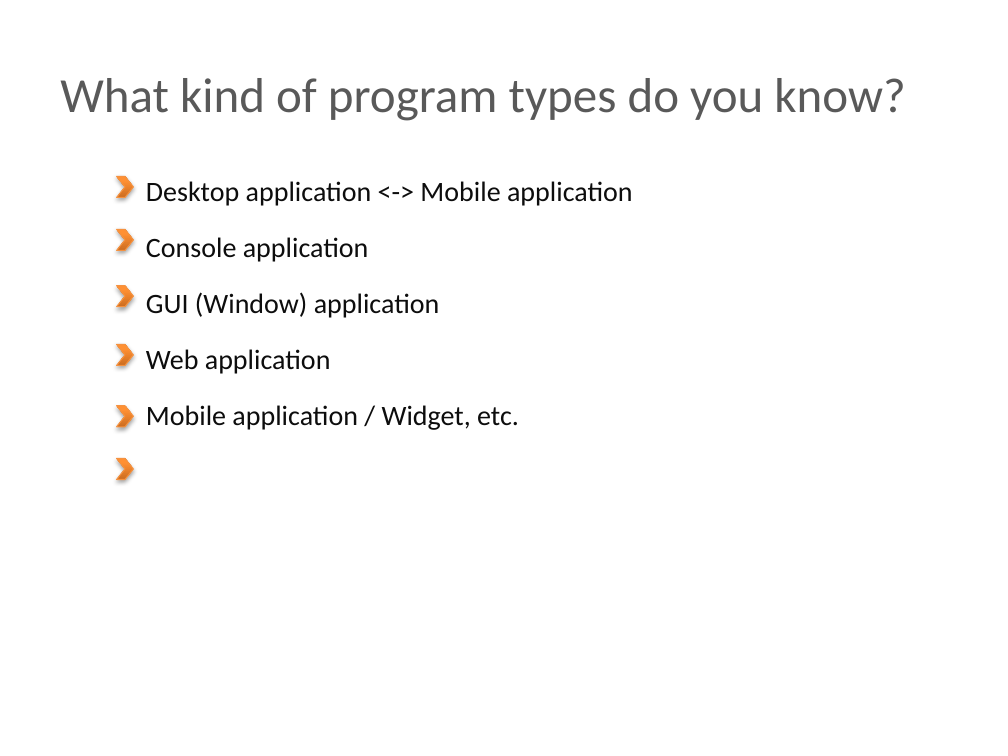
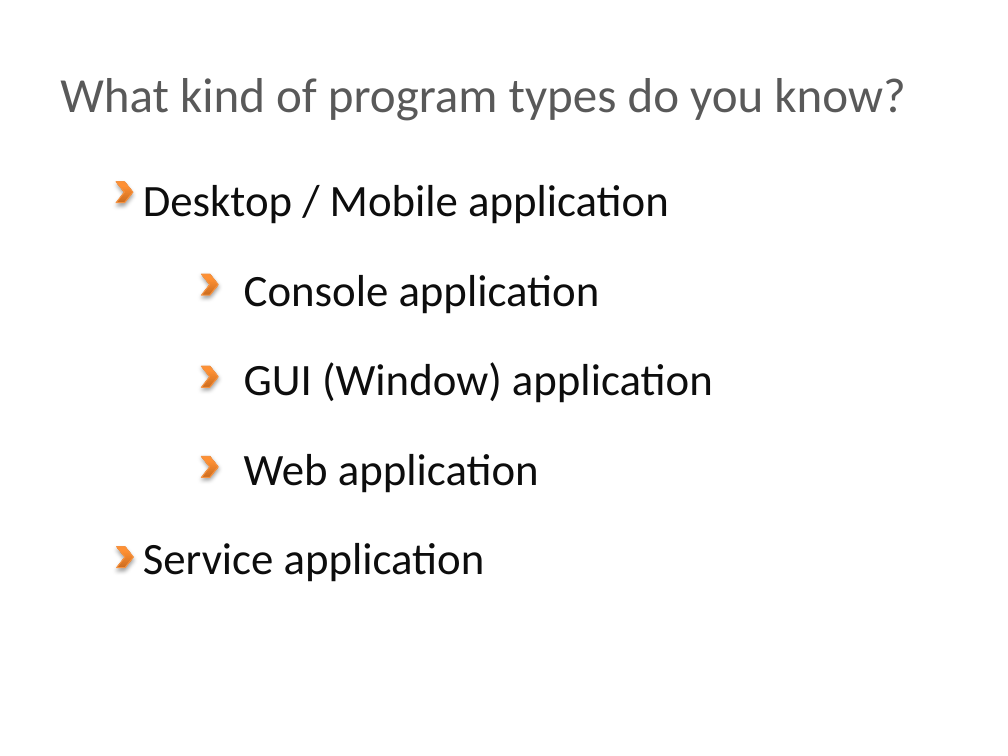
Before and after one commit to BigRacer/swtesting, a slide deck: slide 7 of 1.Introduction_part2/Introduction.pptx (slide 5 before the commit). Drawn at 1008x756 pixels with LibreOffice and Linux fonts; fonts in the diff are those of the drawing; background and template pictures are left out. Boxes give left, top, right and bottom in pixels: in the first picture for what was removed or moved away, otherwise in the second. Text is boxed around its words. In the diff, an @@ line names an element or a change of style, - is before the commit and + after.

```diff
--- a/1.Introduction_part2/Introduction.pptx
+++ b/1.Introduction_part2/Introduction.pptx
@@ chevron moved from (x1=117, y1=176, x2=134, y2=198) to (x1=116, y1=181, x2=133, y2=203) @@
@@ text at (x1=143, y1=185, x2=669, y2=224): text changed; size 20 to 32 pt @@
-Desktop application <-> Mobile application
+Desktop / Mobile application
@@ chevron moved from (x1=117, y1=285, x2=134, y2=306) to (x1=202, y1=274, x2=219, y2=295) @@
@@ text at (x1=244, y1=275, x2=713, y2=493): size 20 to 32 pt in "Console application", "GUI (Window) application", "Web application"; more space between paragraphs @@
@@ chevron removed at (x1=117, y1=345, x2=134, y2=366) @@
@@ chevron moved from (x1=117, y1=405, x2=134, y2=426) to (x1=202, y1=366, x2=219, y2=387) @@
@@ chevron moved from (x1=117, y1=459, x2=134, y2=480) to (x1=202, y1=457, x2=219, y2=478) @@
@@ chevron moved from (x1=117, y1=230, x2=134, y2=251) to (x1=117, y1=546, x2=134, y2=568) @@
@@ text at (x1=143, y1=543, x2=485, y2=582): text changed; size 20 to 32 pt @@
-Mobile application / Widget, etc.
+Service application
```
Also in this commit, not shown: 6 other slides changed, 6 slides added, 3 other files.
